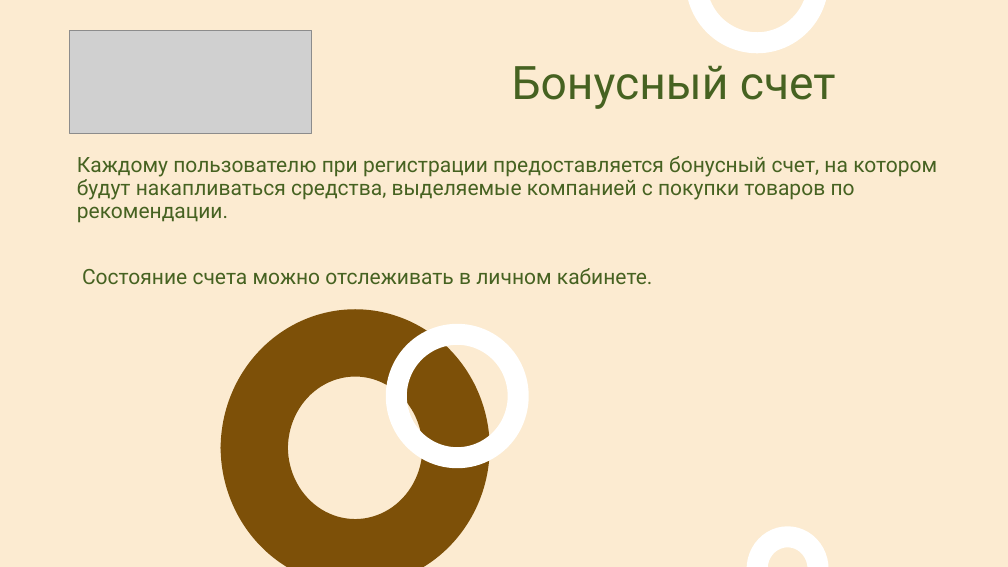
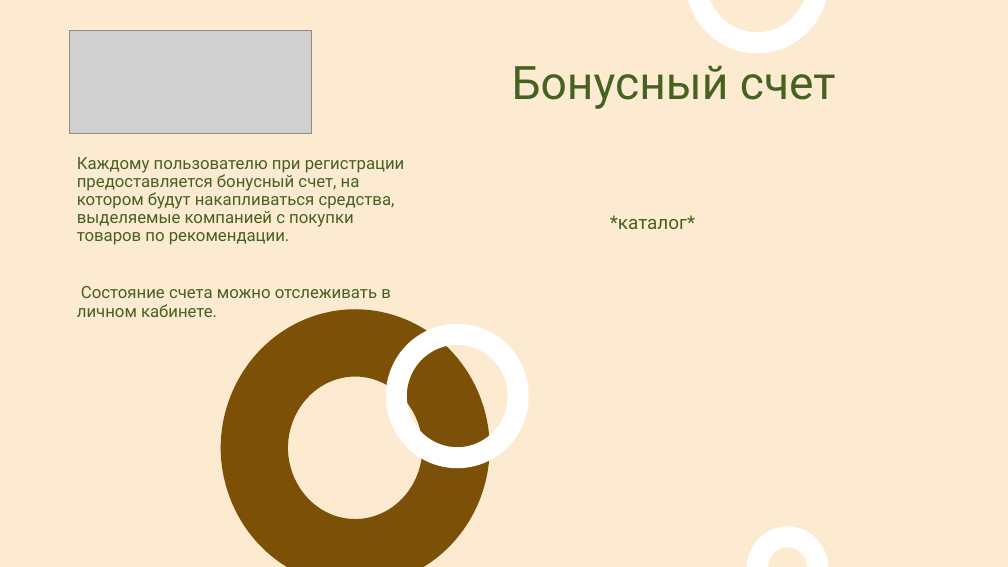
Before and after one commit to TaisiaOtroshenko/Html_CSS_referal, a slide deck: slide 5 of html_css_site/Grocery-store/Sundress.pptx. Drawn at 1008x567 pixels with LibreOffice and Linux fonts; fonts in the diff are those of the drawing; grey boxes stand for pictures. Boxes give left, top, right and bottom in pixels: in the first picture for what was removed or moved away, otherwise in the second. Text is boxed around its words. In the diff, an @@ line names an element or a change of style, - is before the commit and + after.

```diff
--- a/html_css_site/Grocery-store/Sundress.pptx
+++ b/html_css_site/Grocery-store/Sundress.pptx
@@ text "Каждому пользователю при регистрации предоставляется ..." at (77,157,405,317): size 20 to 16 pt @@
@@ text added at (610,215,695,229), 18 pt, text #466221 @@
+*каталог*
```
Also in this commit, not shown: 5 other slides changed.
